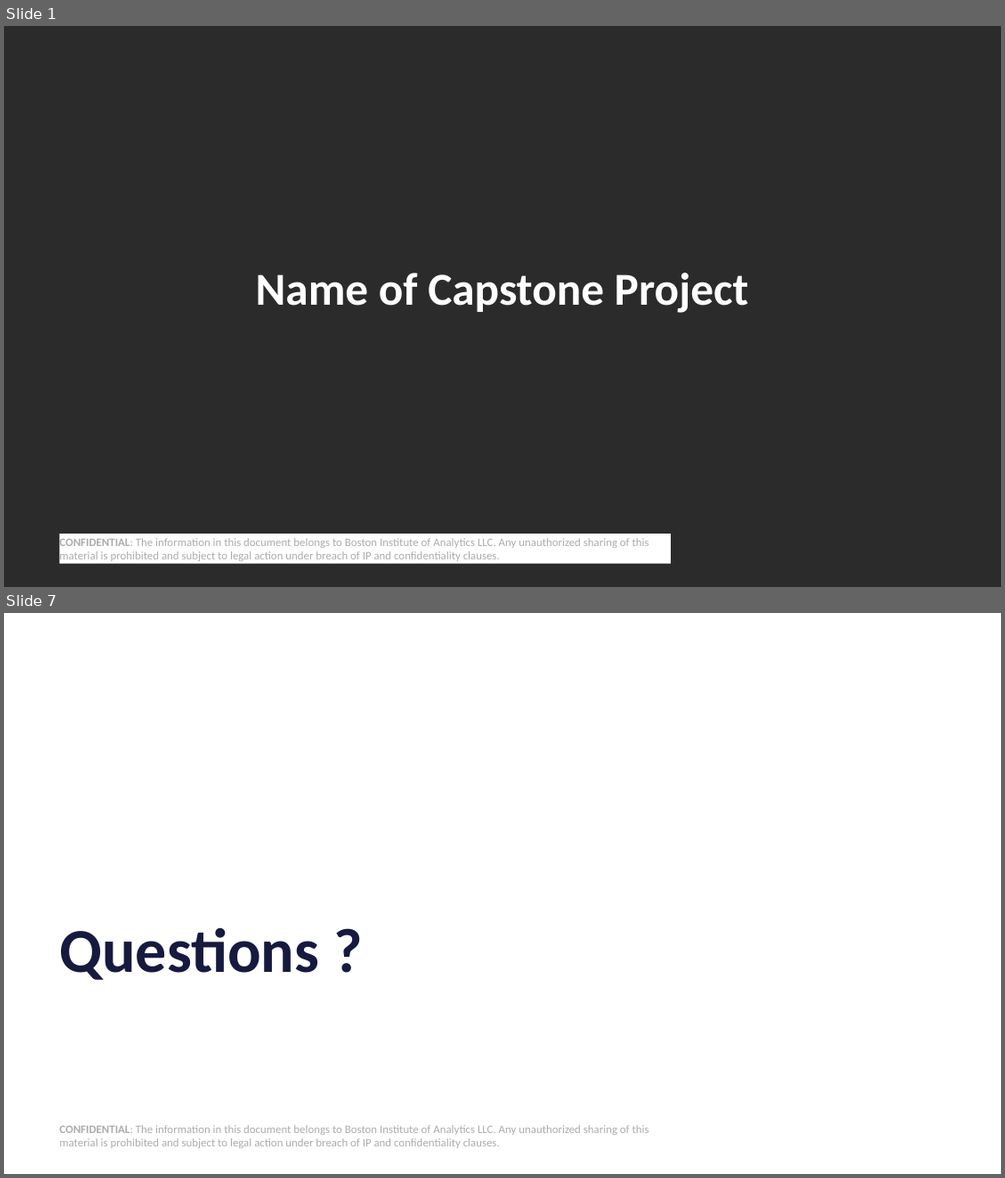
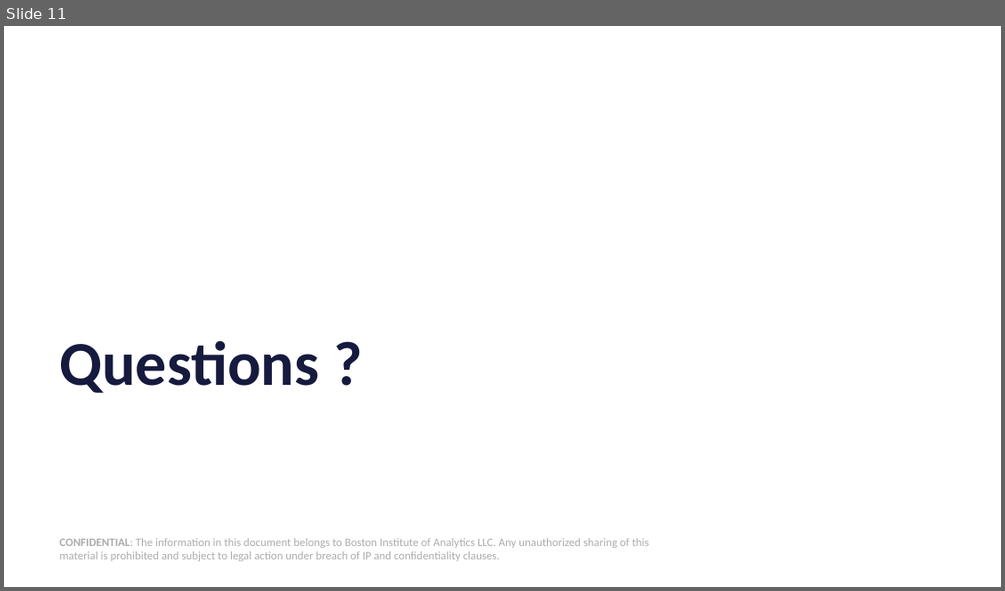
Before and after one commit to kumar44a/voxcart, a slide deck: Capstone PPT Template.pptx. Shown one above the other, each under a label of ours: slides 1 and 7 before the commit, slide 11 after it; the slides between them are not shown. The pictures are 1005x1178 and 1005x591 pixels, drawn with LibreOffice and Linux fonts; fonts in the diff are those of the drawing; background and template pictures are left out; a plain dark background stands for a picture behind light text. Boxes give left, top, right and bottom in pixels: in the first picture for what was removed or moved away, otherwise in the second. Text is boxed around its words. In the diff, an @@ line names an element or a change of style, - is before the commit and + after.

Commit message:
Cleanups and updates to documentation and architecture diagram.

```diff
--- a/Capstone PPT Template.pptx
+++ b/Capstone PPT Template.pptx
@@ slide 1 removed at <box>4,26,1001,587</box>, background picture (left out) @@
@@ text removed at <box>256,273,749,313</box> @@
-Name of Capstone Project
@@ rectangle removed at <box>59,534,671,564</box> @@
-CONFIDENTIAL: The information in this document belongs to Boston Institute of Analytics LLC. Any unauthorized sharing of this material is prohibited and subject to legal action under breach of IP and confidentiality clauses.
@@ what was slide 7 is now slide 11 @@
```
Also in this commit, not shown: 10 slides added, 5 other slides removed, 11 other files.
